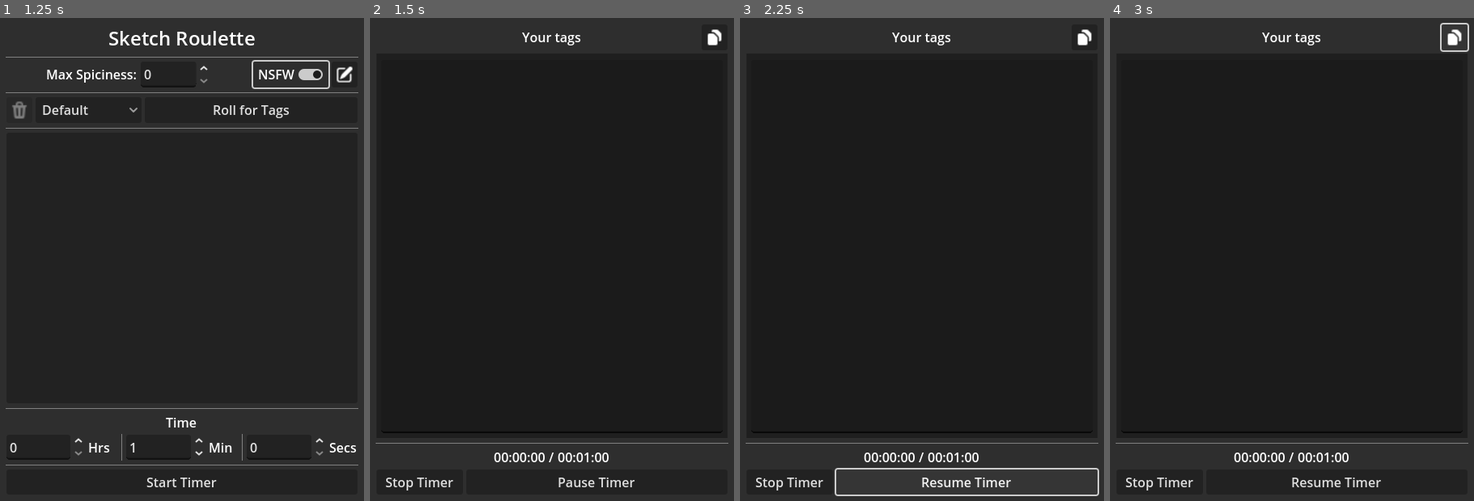
Above: before the commit, frames 1-4 (left to right).
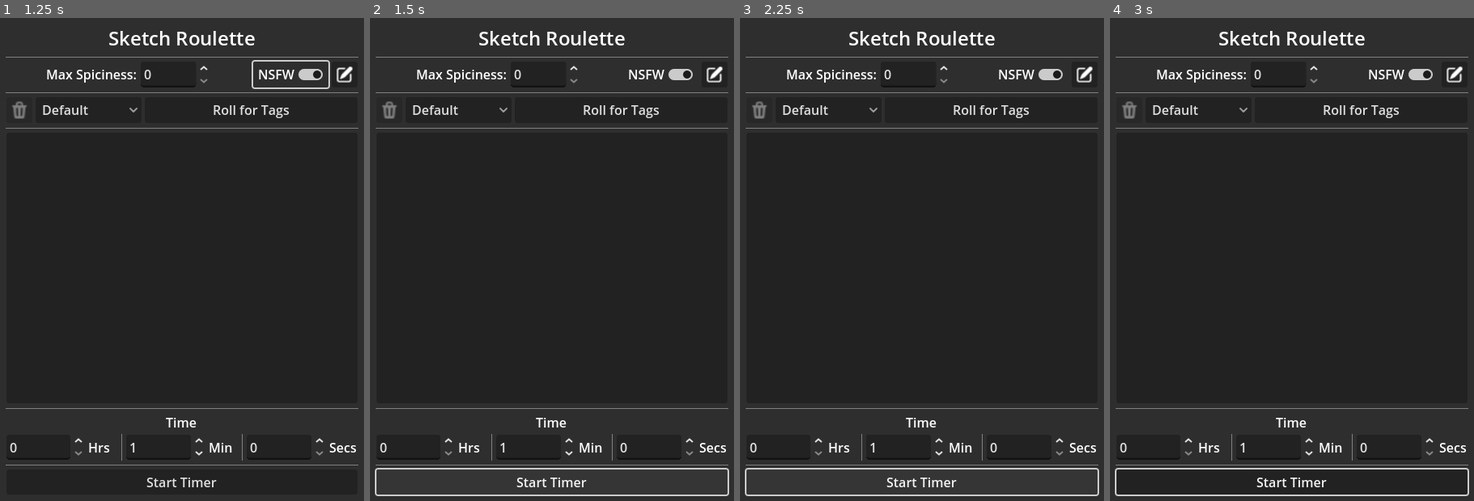
Above: after the commit, the same moments.

Repository: Ketei/sketch-roulette
Game: Godot game, scene res://scenes/main_window.tscn
Same seed, same stepped clock (60 frames per second), same inputs: the game is played once before the commit and once after it.
Inputs (mouse positions are in pixels of both pictures, inside the frame that each line leads up to):
- Up to frame 1 (1.25 s): click "NSFW" at 0.5 s
- Up to frame 2 (1.5 s): click "Start Timer" at 1.25 s
- Up to frame 3 (2.25 s): click (922, 481) at 2 s, where only the run after the commit has a clickable "Start Timer"
- Up to frame 4 (3 s): click (1455, 37) at 2.77 s

Frame 1 is identical in both runs. In frame 2, 5.1% of the frame differs, in the area x 1-99%, y 2-99%; in frame 3, 4.6%; in frame 4, 5.2%, in the area x 1-99%, y 1-99%.
Error after the commit: Parse Error: Preload file "res://icons/edit_icon_mini.svg" does not exist. (res://scenes/categories_tree.gd:155)

Commit message:
Unique categories
Category names are now treated as unique, meaning that no 2 categories can share the exact same name
You can now edit a category name with the pencil button next to the category name

Diff:
--- a/resources/tag_list.gd
+++ b/resources/tag_list.gd
@@ -182,6 +182,20 @@
 	_categories[category]["tags"][tag] = checked
 
 
+func get_category_with_title(title: String) -> StringName:
+	for cat_id in _categories.keys():
+		if _categories[cat_id]["name"] == title:
+			return cat_id
+	return &""
+
+
+func has_category_with_title(title: String) -> bool:
+	for cat_id in _categories.keys():
+		if _categories[cat_id]["name"] == title:
+			return true
+	return false
+
+
 func erase_category(group_id: StringName) -> void:
 	_categories.erase(group_id)
 
--- a/scenes/categories_tree.gd
+++ b/scenes/categories_tree.gd
@@ -8,11 +8,13 @@
 signal spiciness_changed(tag: StringName, level: int)
 signal hornyness_changed(tag: StringName, is_horny: bool)
 signal category_prio_changed(category: StringName, priority: int)
+signal category_name_changed(category: StringName, new_name: String)
 
 enum ButtonID{
 	ERASE_CATEGORY,
 	ERASE_TAG,
 	NEW_TAG,
+	RENAME_CATEGORY,
 }
 
 var column_pressed: int = 0
@@ -26,12 +28,12 @@
 	set_column_title(2, "Amount")
 
 	set_column_expand(0, true)
-	set_column_expand(1, true)
+	set_column_expand(1, false)
 	set_column_expand(2, true)
 
-	set_column_expand_ratio(0, 2)
+	set_column_expand_ratio(0, 4)
 	set_column_expand_ratio(1, 1)
-	set_column_expand_ratio(2, 1)
+	set_column_expand_ratio(2, 2)
 	button_clicked.connect(_on_button_clicked)
 	item_edited.connect(_on_item_edited)
 
@@ -95,6 +97,35 @@
 		item.free()
 	elif id == ButtonID.NEW_TAG:
 		add_tags_to_pressed.emit(item.get_metadata(0))
+	elif id == ButtonID.RENAME_CATEGORY:
+		var titles: Array[String] = []
+
+		for existing_item in get_root().get_children():
+			if existing_item == item:
+				continue
+			titles.append(existing_item.get_text(0))
+
+		var name_changer: ConfirmationDialog = preload("res://scripts/line_edit_confirmation_dialog.gd").new()
+		name_changer.title = "Rename Category..."
+		name_changer.line_placeholder_text = "Category Name"
+		name_changer.allow_empty = false
+		name_changer.use_blacklist = true
+		name_changer.text_blacklist.assign(titles)
+		add_child(name_changer)
+		name_changer.set_line_text(item.get_text(0))
+		name_changer.show()
+		name_changer.grab_text_focus()
+		name_changer.caret_to_end()
+		name_changer.select_all_text()
+
+		var result: Array = await name_changer.dialog_finished
+
+		if result[0] and result[1] != item.get_text(0):
+			item.set_text(0, result[1])
+			sort_single_item(item, 0)
+			category_name_changed.emit(item.get_metadata(0), result[1])
+
+		name_changer.queue_free()
 
 
 func add_category(category_id: StringName, title: String, priority: int = 0, checked: bool = false, focus: bool = false, data: Dictionary[StringName, Dictionary] = {}) -> void:
@@ -118,6 +149,13 @@
 	new_category.set_editable(2, true)
 
 	new_category.set_range(1, priority)
+
+	new_category.add_button(
+			0,
+			preload("res://icons/edit_icon_mini.svg"),
+			ButtonID.RENAME_CATEGORY,
+			false,
+			"Rename Category")
 
 	new_category.add_button(
 			2,
@@ -201,6 +239,7 @@
 		return
 
 	var existing: Array[StringName] = []
+	var increase_size: bool = category_item.get_child_count() == category_item.get_range(2)
 	for item in category_item.get_children():
 		existing.append(item.get_metadata(0))
 
@@ -240,7 +279,63 @@
 		tags[item_id].append(new_item)
 
 	category_item.set_range_config(2, 0.0, float(category_item.get_child_count()), 1.0)
-	category_item.set_range(2, category_item.get_range(2) + items.size())
+	if increase_size:
+		category_item.set_range(2, category_item.get_range(2) + items.size())
+
+
+func add_items_to_category(category: StringName, items: Dictionary[StringName, Dictionary], selected: bool = true) -> void:
+	var category_item: TreeItem = null
+
+	for category_tree in get_root().get_children():
+		if category_tree.get_metadata(0) == category:
+			category_item = category_tree
+			break
+
+	if category_item == null:
+		return
+
+	var existing: Array[StringName] = []
+	var increase_size: bool = category_item.get_child_count() == category_item.get_range(2)
+	for item in category_item.get_children():
+		existing.append(item.get_metadata(0))
+
+	for item_id in items.keys():
+		if existing.has(item_id):
+			continue
+		var new_item: TreeItem = category_item.create_child()
+
+		new_item.set_cell_mode(0, TreeItem.CELL_MODE_CHECK)
+		new_item.set_cell_mode(1, TreeItem.CELL_MODE_RANGE)
+		new_item.set_cell_mode(2, TreeItem.CELL_MODE_CHECK)
+
+		new_item.set_text(0, items[item_id]["tag"])
+		new_item.set_text_overrun_behavior(0, TextServer.OVERRUN_TRIM_ELLIPSIS)
+		new_item.set_editable(0, true)
+		new_item.set_checked(0, selected)
+		new_item.set_tooltip_text(0, "Include Tag")
+		new_item.set_range_config(1, 0.0, 1000, 1.0)
+		new_item.set_range(1, items[item_id]["spicy"] if not tags.has(item_id) else tags[item_id][0].get_range(1))
+		new_item.set_editable(1, true)
+		new_item.set_tooltip_text(1, "Spiciness Level")
+		new_item.set_text(2, "NSFW")
+		new_item.set_editable(2, true)
+		new_item.set_checked(2, items[item_id]["nsfw"] if not tags.has(item_id) else tags[item_id][0].is_checked(2))
+		new_item.add_button(
+				2,
+				preload("res://icons/trash_bin.svg"),
+				ButtonID.ERASE_TAG,
+				false,
+				"Remove Tag")
+		new_item.set_metadata(0, item_id)
+		sort_single_item(new_item, 0)
+
+		if not tags.has(item_id):
+			var new_data: Array[TreeItem] = []
+			tags[item_id] = new_data
+		tags[item_id].append(new_item)
+	category_item.set_range_config(2, 0.0, float(category_item.get_child_count()), 1.0)
+	if increase_size:
+		category_item.set_range(2, category_item.get_child_count())
 
 
 func set_category(category_id: StringName, enabled: bool, pick_count: int) -> void:
@@ -334,3 +429,10 @@
 		cats[item.get_metadata(0)] = tags_data
 
 	return cats
+
+
+func get_categories_titles() -> Array[String]:
+	var titles: Array[String] = []
+	for item in get_root().get_children():
+		titles.append(item.get_text(0))
+	return titles
